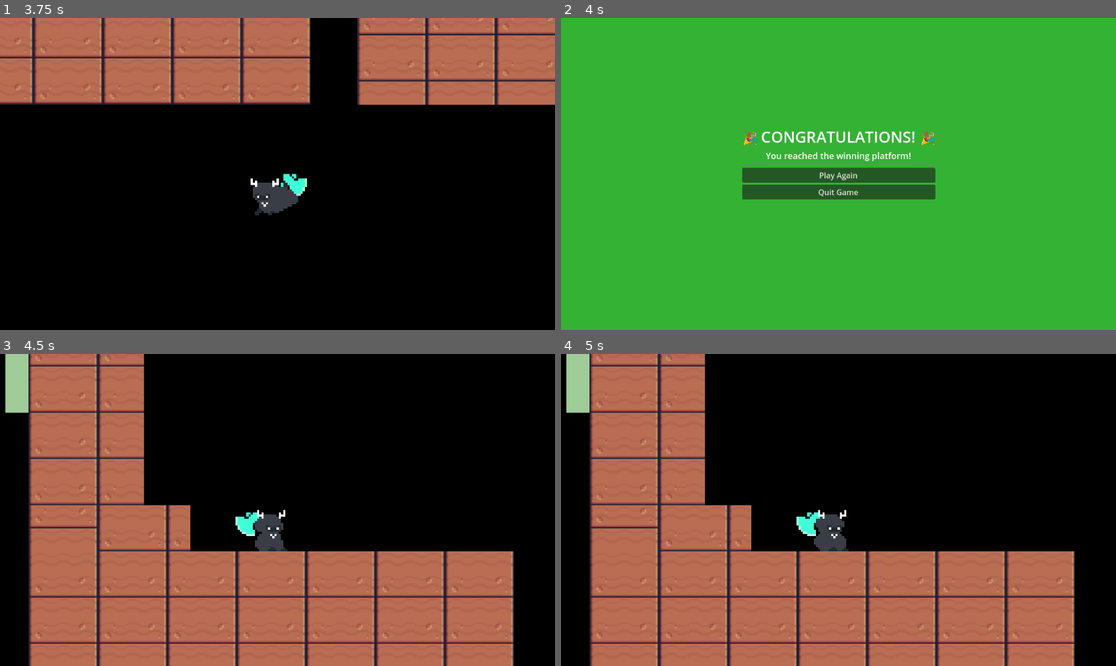
Above: before the commit, frames 1-4 (two rows, left to right).
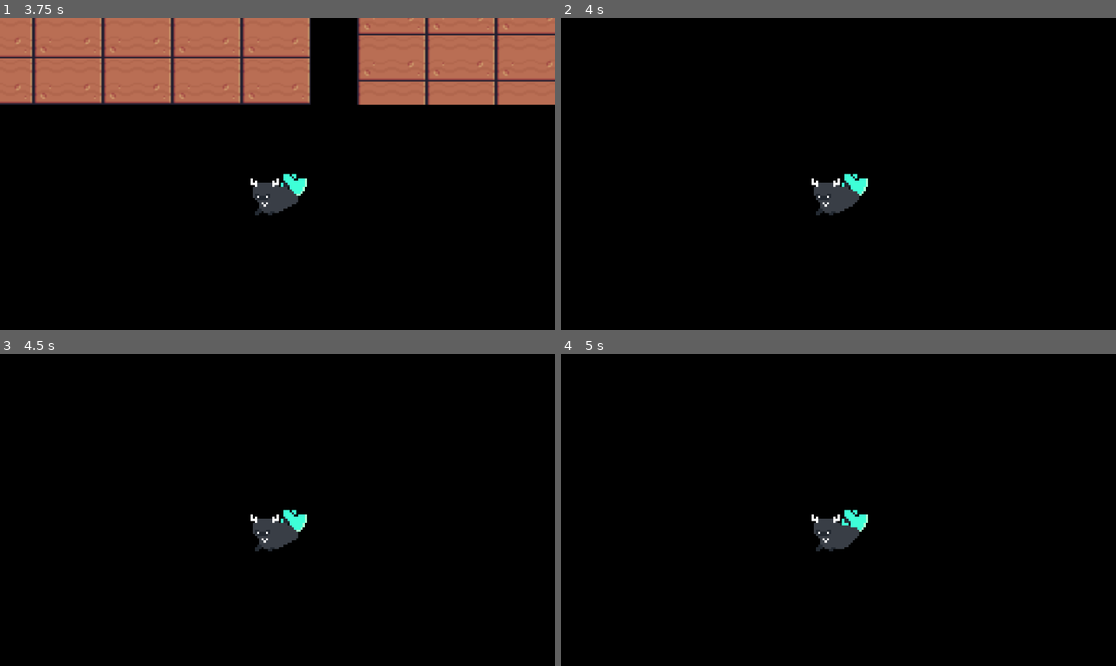
Above: after the commit, the same moments.

Repository: superyeetyash/daydream-project
Game: Godot game, scene res://main.tscn
Two runs of this game, one before a commit and one after it. Both use one fixed random seed, a clock stepped at 60 frames per second and the inputs below. The engine's default icon, where the game draws it, is replaced by a stand-in: a white triangle on a blue panel in a dark square.
Inputs (mouse positions are in pixels of both pictures, inside the frame that each line leads up to):
- Up to frame 1 (3.75 s): hold Right (right) 0.53-2.03 s; tap Space (up) at 0.77, 1.52, 3.02 s; hold Left (left) from 2.03 s (still down)
- Up to frame 2 (4 s): keep holding Left (left); tap Space (up) at 3.77 s
- Up to frame 3 (4.5 s): release Left (left) at 4.25 s; click (277, 510) at 4.25 s, where only the run before the commit has a clickable "Play Again"
- Up to frame 4 (5 s): no input

Frame 1 is identical in both runs. In frame 2, 100% of the frame differs, in the area x 0-100%, y 0-100%; in frame 3, 48%; in frame 4, 48%.

Commit message:
more updating for win screen

Diff:
--- a/main.tscn
+++ b/main.tscn
@@ -284,10 +284,11 @@
 animation = &"idle"
 
 [node name="WinZone" type="Area2D" parent="."]
+monitoring = true
 script = ExtResource("2_5h6wk")
 
 [node name="CollisionShape2D" type="CollisionShape2D" parent="WinZone"]
-position = Vector2(0, 2700)
+position = Vector2(0, 800)
 shape = SubResource("RectangleShape2D_winzone")
 
 [node name="TileMapLayer" type="TileMapLayer" parent="."]
--- a/win_zone.gd
+++ b/win_zone.gd
@@ -3,12 +3,16 @@
 signal player_won
 
 func _ready() -> void:
+	# Make sure the Area2D can detect bodies
+	monitoring = true
 	# Connect the body_entered signal to handle when player enters the zone
 	body_entered.connect(_on_body_entered)
+	print("Win zone is ready and monitoring")
 
 func _on_body_entered(body: Node2D) -> void:
 	# Check if the body that entered is the player
-	if body.name == "player":
+	print("Body entered win zone: ", body.name)
+	if body is CharacterBody2D and body.name == "player":
 		print("Player reached the win zone!")
 		player_won.emit()
 		# Change scene to winning screen
Not shown, added: win_screen.gd.uid
Not shown, added: win_zone.gd.uid
